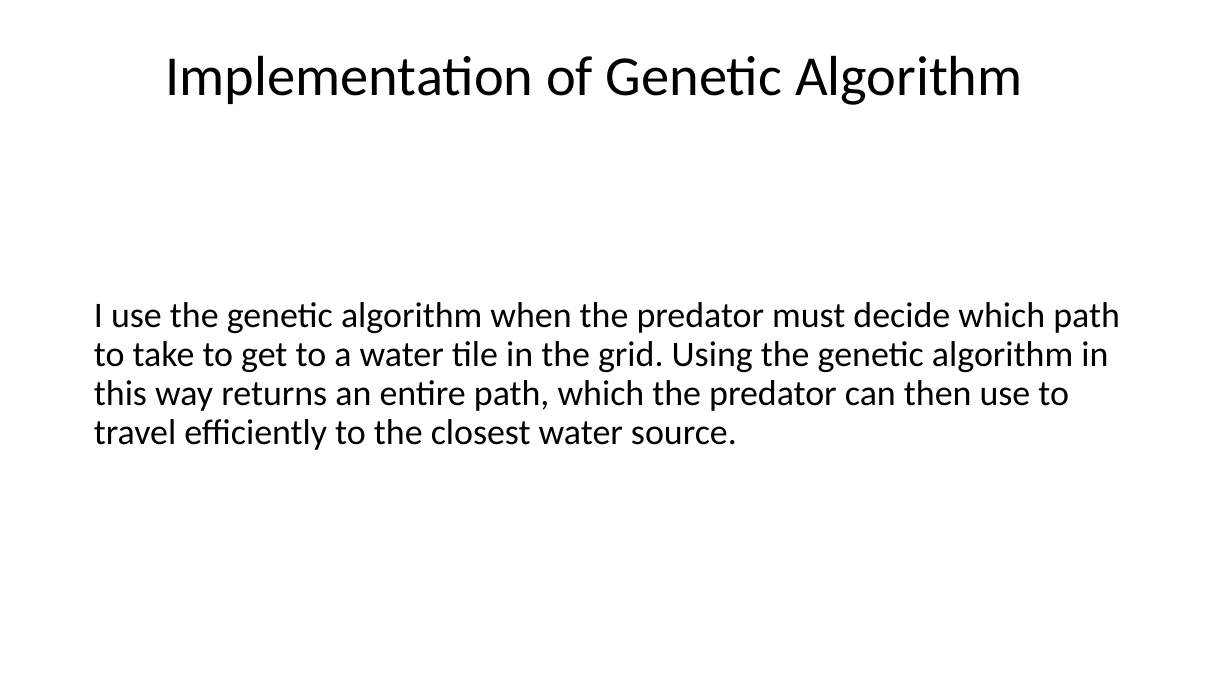
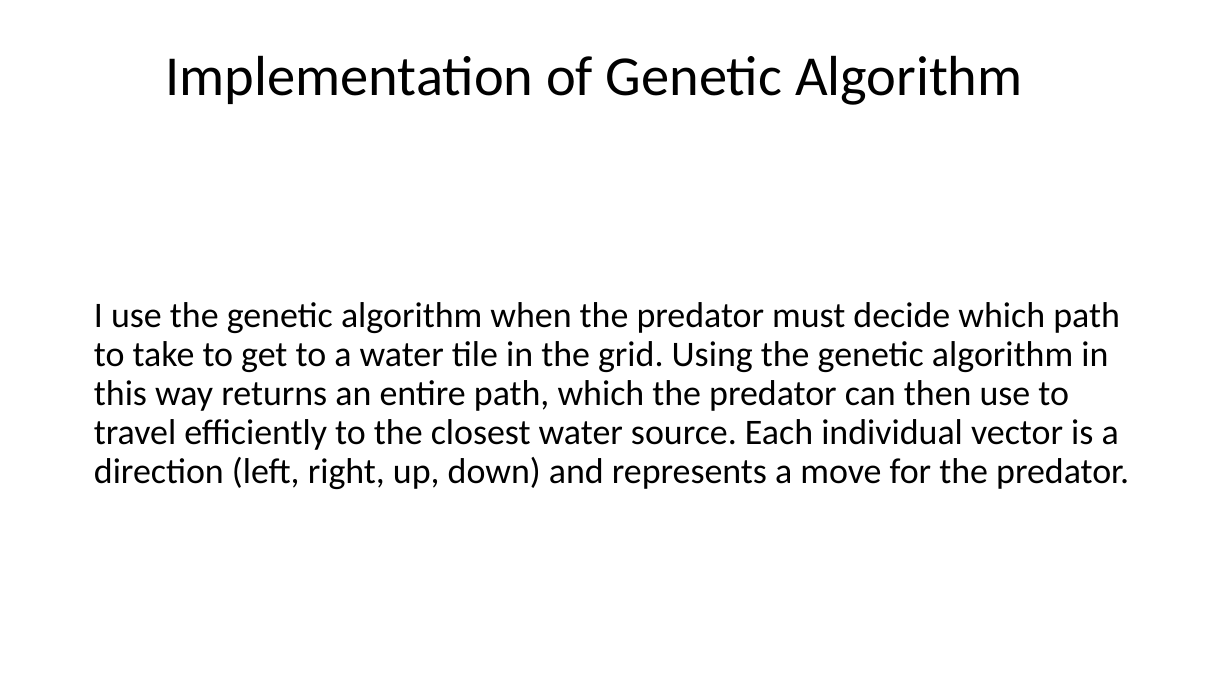
Before and after one commit to Ziegenkonig/PredatorAndPrey, a slide deck: slide 6 of ProjectPP.pptx. Drawn at 1232x693 pixels with LibreOffice and Linux fonts; fonts in the diff are those of the drawing. Boxes give left, top, right and bottom in pixels: in the first picture for what was removed or moved away, otherwise in the second. Text is boxed around its words. In the diff, an @@ line names an element or a change of style, - is before the commit and + after.

```diff
--- a/ProjectPP.pptx
+++ b/ProjectPP.pptx
@@ text at bbox=[94, 302, 1129, 489]: text changed @@
-I use the genetic algorithm when the predator must decide which path to take to get to a water tile in the grid. Using the genetic algorithm in this way returns an entire path, which the predator can then use to travel efficiently to the closest water source.
+I use the genetic algorithm when the predator must decide which path to take to get to a water tile in the grid. Using the genetic algorithm in this way returns an entire path, which the predator can then use to travel efficiently to the closest water source. Each individual vector is a direction (left, right, up, down) and represents a move for the predator.
```
Also in this commit, not shown: 2 other files.
